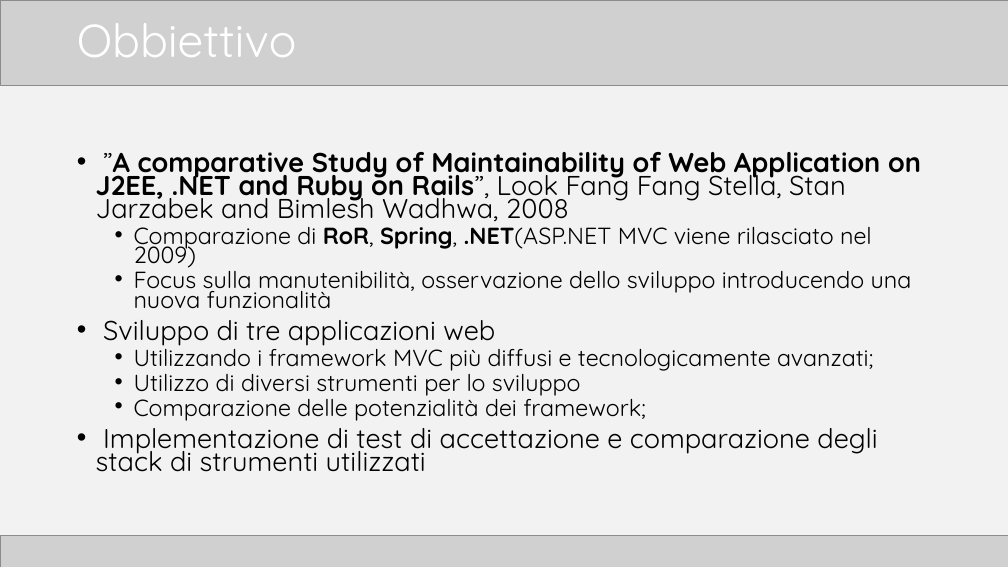
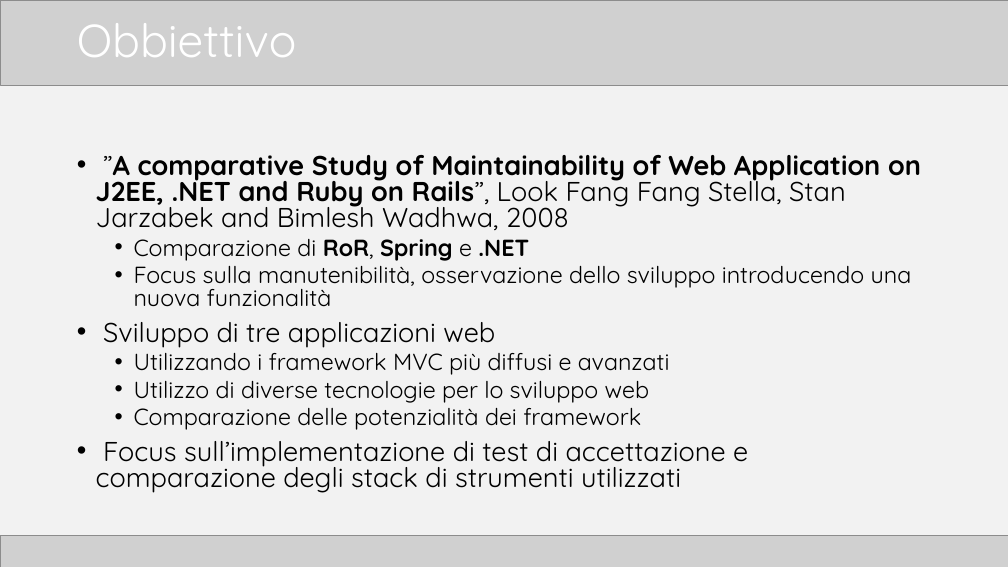
Before and after one commit to TTia/xblog-thesis, a slide deck: slide 2 of Presentazione.pptx. Drawn at 1008x567 pixels with LibreOffice and Linux fonts; fonts in the diff are those of the drawing; grey boxes stand for pictures. Boxes give left, top, right and bottom in pixels: in the first picture for what was removed or moved away, otherwise in the second. Text is boxed around its words. In the diff, an @@ line names an element or a change of style, - is before the commit and + after.

```diff
--- a/Presentazione.pptx
+++ b/Presentazione.pptx
@@ text at (x1=96, y1=155, x2=921, y2=348): line spacing 0.7 to 0.8 @@
@@ text at (x1=134, y1=239, x2=529, y2=261): text changed @@
-  • Comparazione di RoR, Spring, .NET(ASP.NET MVC viene rilasciato nel 2009)
+  • Comparazione di RoR, Spring e .NET
@@ text at (x1=96, y1=346, x2=748, y2=493): text changed @@
-  • Utilizzando i framework MVC più diffusi e tecnologicamente avanzati;
-  • Utilizzo di diversi strumenti per lo sviluppo
-  • Comparazione delle potenzialità dei framework;
-• Implementazione di test di accettazione e comparazione degli stack di strumenti utilizzati
+  • Utilizzando i framework MVC più diffusi e avanzati
+  • Utilizzo di diverse tecnologie per lo sviluppo web
+  • Comparazione delle potenzialità dei framework
+• Focus sull’implementazione di test di accettazione e comparazione degli stack di strumenti utilizzati
```
Also in this commit, not shown: 9 other slides changed, 7 other files.
